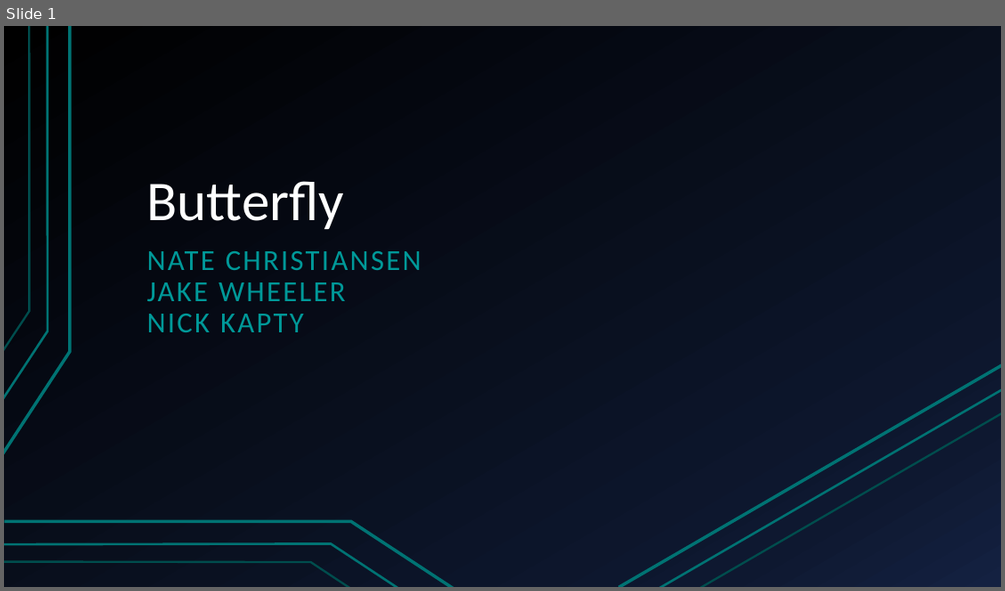
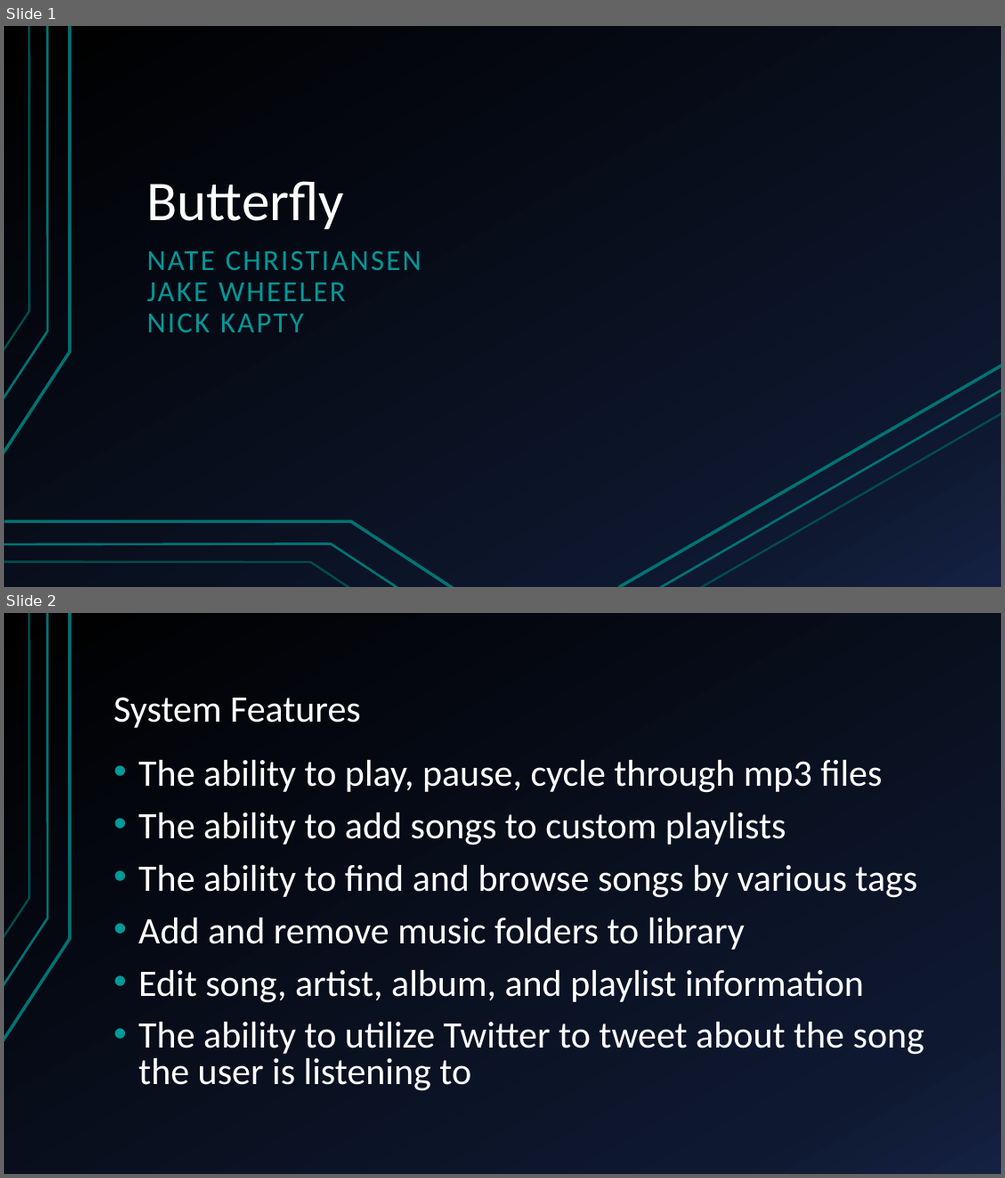
Before and after one commit to jakewheeler/SWENG411-Butterfly, a slide deck: Documentation and Planning/Presentation and Turn In/FinalPresentation.pptx. Shown one above the other, each under a label of ours: slide 1 before the commit, slides 1 and 2 after it. The pictures are 1005x591 and 1005x1178 pixels, drawn with LibreOffice and Linux fonts; fonts in the diff are those of the drawing. Boxes give left, top, right and bottom in pixels: in the first picture for what was removed or moved away, otherwise in the second. Text is boxed around its words. In the diff, an @@ line names an element or a change of style, - is before the commit and + after.

Commit message:
finished presentation

```diff
--- a/Documentation and Planning/Presentation and Turn In/FinalPresentation.pptx
+++ b/Documentation and Planning/Presentation and Turn In/FinalPresentation.pptx
@@ slide 2 added at <box>4,613,1001,1174</box>, background gradient #000000 to #0F1931 to #142242; not listed: 3 template elements that a slide beside it also shows @@
@@ title added at <box>113,697,361,728</box>, 36 pt, text #FFFFFF @@
+System Features
@@ text added at <box>138,760,924,1091</box>, 36 pt, text #FFFFFF @@
+• The ability to play, pause, cycle through mp3 files
+• The ability to add songs to custom playlists
+• The ability to find and browse songs by various tags
+• Add and remove music folders to library
+• Edit song, artist, album, and playlist information
+• The ability to utilize Twitter to tweet about the song the user is listening to
```
Also in this commit, not shown: 1 slide changed, 3 other slides added, 1 slide removed.
